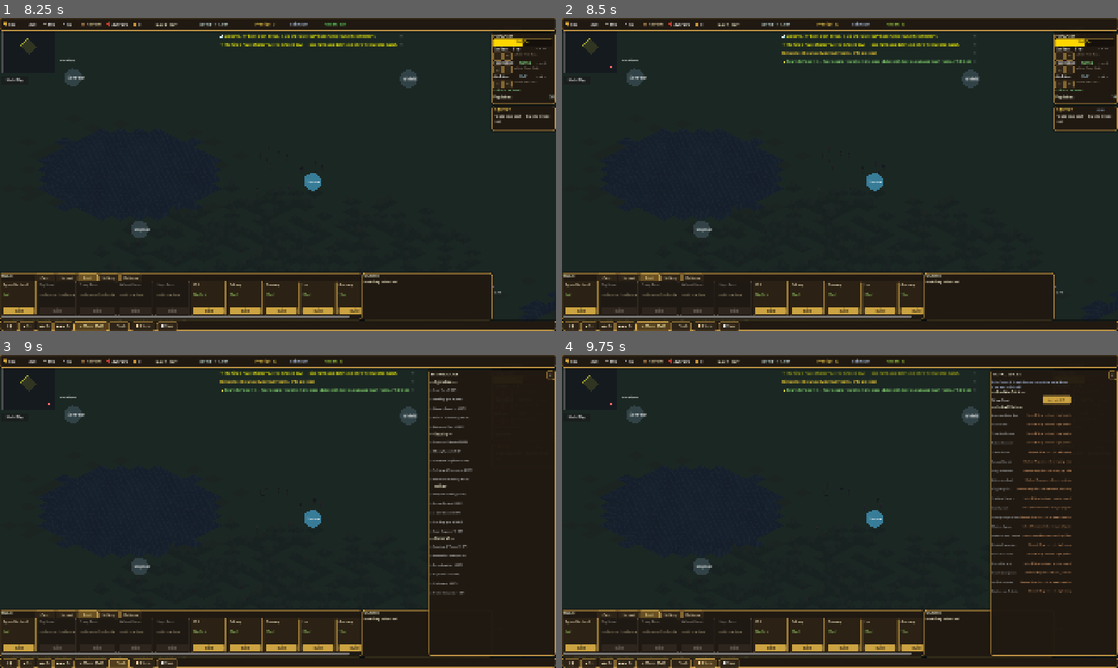
Above: before the commit, frames 1-4 (two rows, left to right).
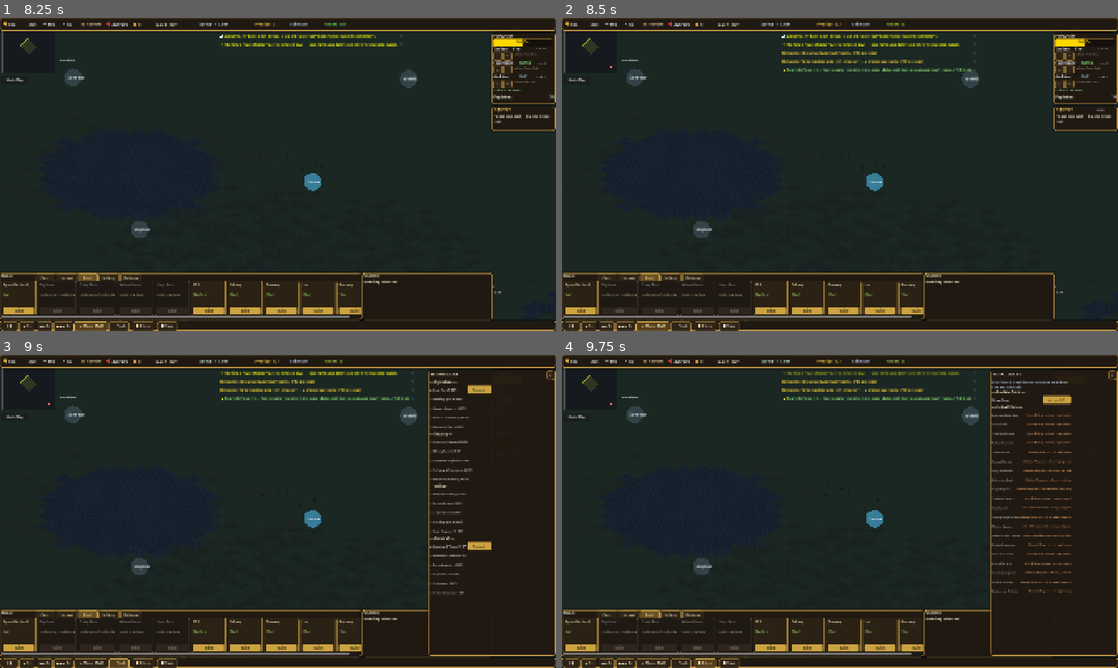
Above: after the commit, the same moments.

Repository: brotherphilip/sovereigns-reach
Game: Godot game, scene res://view/cityview/CityViewScene.tscn
The game is run twice, just before and just after one commit, with the same random seed, the same clock (stepped at 60 frames per second) and the same inputs. This scene is started directly instead of the project's main scene.
Inputs:
- Up to frame 1 (8.25 s): click "−" at 0.5 s; click "+" at 1.25 s; click "−" at 2 s; click "+" at 2.75 s; click "−" at 3.5 s; click "+" at 4.25 s; click "❚❚" at 5 s; click "▶ 1×" at 5.75 s; click "▶▶ 2×" at 6.5 s; click "▶▶▶ 5×" at 7.25 s; click "⊞ Macro [Tab]" at 8 s
- Up to frame 2 (8.5 s): no input
- Up to frame 3 (9 s): click "🔬 Tech" at 8.75 s
- Up to frame 4 (9.75 s): click "📜 Edicts" at 9.5 s

Frame 1 is identical in both runs. In frame 2, 0.6% of the frame differs, in the area x 39-74%, y 1-18%; in frame 3, 0.9%, in the area x 39-89%, y 1-63%; in frame 4, 0.6%.

Commit message:
Playtest loop iter69: mid/late-game milestones fill the reward-loop vacuum
All 5 milestones fired in the early game; days ~20-100 (most of a 20-min session) had no
achievement payoff until day 100. Added four paced milestones: first_watchtower (survival-aligned),
town_of_ten, treasury_300, and reign_day_50 -- a guaranteed halfway survival beat. Each grants +50
prestige and a toast through the existing milestone path.

New TestPhase10 tests (75/0): day-50 boundary, town/tower/treasury fire, all latch. Full suite 0 FAIL
across 24 files; clean boot.

Co-Authored-By: Claude Opus 4.8 <noreply@anthropic.com>

Diff:
--- a/simulation/core/GameState.gd
+++ b/simulation/core/GameState.gd
@@ -554,7 +554,8 @@
 			player["edict_points"] = mini(ep_cap, player.get("edict_points", 0) + 2)
 
 		# Milestones (GDD §1.4.3): check once per day, emit per newly earned
-		var new_milestones: Array = MilestoneSystem.check(player, world, milestones, player.get("active_edicts", []))
+		var ms_day: int = tick / SimulationClock.TICKS_PER_GAME_DAY
+		var new_milestones: Array = MilestoneSystem.check(player, world, milestones, player.get("active_edicts", []), ms_day)
 		for ms_id in new_milestones:
 			EventBus.milestone_earned.emit(player["id"], ms_id, MilestoneSystem.PRESTIGE_BONUS)
 
--- a/simulation/core/MilestoneSystem.gd
+++ b/simulation/core/MilestoneSystem.gd
@@ -7,18 +7,26 @@
 const PRESTIGE_BONUS: float = 50.0
 
 # Milestone definitions: id → {label, condition checked in check()}
+# Paced across the whole 20-min (100-day) life: the first five land in the early
+# game, the rest fill the mid/late session so the reward loop never goes quiet.
 const DEFINITIONS: Dictionary = {
+	# ── Early game ──
 	"first_woodcutter": "Felled the first tree — your lumber trade begins.",
 	"first_farm":       "Sowed the first field — your people will not starve.",
 	"population_50":    "50 souls call your realm home.",
 	"first_edict":      "Your will is law — the first royal edict proclaimed.",
 	"three_shires":     "Three shires fly your banner — a kingdom takes shape.",
+	# ── Mid / late game (pace the long middle of the run) ──
+	"first_watchtower": "The first watchtower rises — your seat can weather a siege.",
+	"town_of_ten":      "Ten buildings stand — your settlement is now a town.",
+	"treasury_300":     "Three hundred gold in the treasury — a prosperous realm.",
+	"reign_day_50":     "Fifty days of rule — half a season survived, and the realm holds.",
 }
 
 # Returns Array[String] of milestone ids newly earned this call.
 # Mutates milestones dict in-place (adds earned keys = true).
 # Grants PRESTIGE_BONUS to player for each newly earned milestone.
-static func check(player: Dictionary, _world: Dictionary, milestones: Dictionary, active_edicts: Array) -> Array:
+static func check(player: Dictionary, _world: Dictionary, milestones: Dictionary, active_edicts: Array, day: int = 0) -> Array:
 	var earned: Array = []
 
 	if not milestones.has("first_woodcutter"):
@@ -52,6 +60,29 @@
 			milestones["three_shires"] = true
 			earned.append("three_shires")
 
+	# ── Mid / late game ──
+	if not milestones.has("first_watchtower"):
+		for b in player.get("buildings", []):
+			if b is Dictionary and b.get("type", "") == "watchtower":
+				milestones["first_watchtower"] = true
+				earned.append("first_watchtower")
+				break
+
+	if not milestones.has("town_of_ten"):
+		if player.get("buildings", []).size() >= 10:
+			milestones["town_of_ten"] = true
+			earned.append("town_of_ten")
+
+	if not milestones.has("treasury_300"):
+		if player.get("gold", 0) >= 300:
+			milestones["treasury_300"] = true
+			earned.append("treasury_300")
+
+	if not milestones.has("reign_day_50"):
+		if day >= 50:
+			milestones["reign_day_50"] = true
+			earned.append("reign_day_50")
+
 	if not earned.is_empty():
 		var bonus: float = float(earned.size()) * PRESTIGE_BONUS
 		player["prestige"] = player.get("prestige", 0.0) + bonus
--- a/tests/TestPhase10.gd
+++ b/tests/TestPhase10.gd
@@ -329,6 +329,32 @@
 	var earned2: Array = MilestoneSystem.check(p_ms, _gs.world, {"three_shires": true}, [])
 	ok("three_shires does not re-fire", "three_shires" not in earned2)
 
+	# Mid/late-game milestones (iter 69): keep the reward loop alive past the early game.
+	# reign_day_50 fires on the day-50 survival beat (and only then).
+	var p_day: Dictionary = _fresh_player(60)
+	ok("reign_day_50 does NOT fire before day 50", "reign_day_50" not in MilestoneSystem.check(p_day, _gs.world, {}, [], 49))
+	ok("reign_day_50 fires at day 50", "reign_day_50" in MilestoneSystem.check(p_day, _gs.world, {}, [], 50))
+	# town_of_ten fires once the settlement reaches 10 buildings.
+	var p_town: Dictionary = _fresh_player(60)
+	p_town["buildings"] = []
+	for _i in range(10):
+		p_town["buildings"].append(BuildingState.create("hovel", 0, 10 + _i, 10, 1))
+	ok("town_of_ten fires at 10 buildings", "town_of_ten" in MilestoneSystem.check(p_town, _gs.world, {}, [], 5))
+	# first_watchtower fires when a watchtower is raised (survival-aligned reward).
+	var p_tower: Dictionary = _fresh_player(60)
+	p_tower["buildings"] = [BuildingState.create("watchtower", 0, 20, 20, 1)]
+	ok("first_watchtower fires with a watchtower built", "first_watchtower" in MilestoneSystem.check(p_tower, _gs.world, {}, [], 5))
+	# treasury_300 fires when gold crosses 300, and none re-fire once latched.
+	var p_gold: Dictionary = _fresh_player(60)
+	p_gold["gold"] = 400
+	ok("treasury_300 fires at 300+ gold", "treasury_300" in MilestoneSystem.check(p_gold, _gs.world, {}, [], 5))
+	# Latch EVERY milestone → a subsequent check (even at day 60, rich) earns nothing.
+	var latched: Dictionary = {}
+	for mid in MilestoneSystem.DEFINITIONS.keys():
+		latched[mid] = true
+	ok("all latched milestones do not re-fire",
+		MilestoneSystem.check(p_gold, _gs.world, latched, [], 60).is_empty())
+
 	# S11: a second village_hall (unique) is rejected by the placement validator.
 	var p_uniq: Dictionary = _fresh_player(60)
 	p_uniq["buildings"] = [BuildingState.create("village_hall", 0, 40, 40, 1)]
Not shown, changed: change.md
Not shown, changed: systems_bibliography.html
